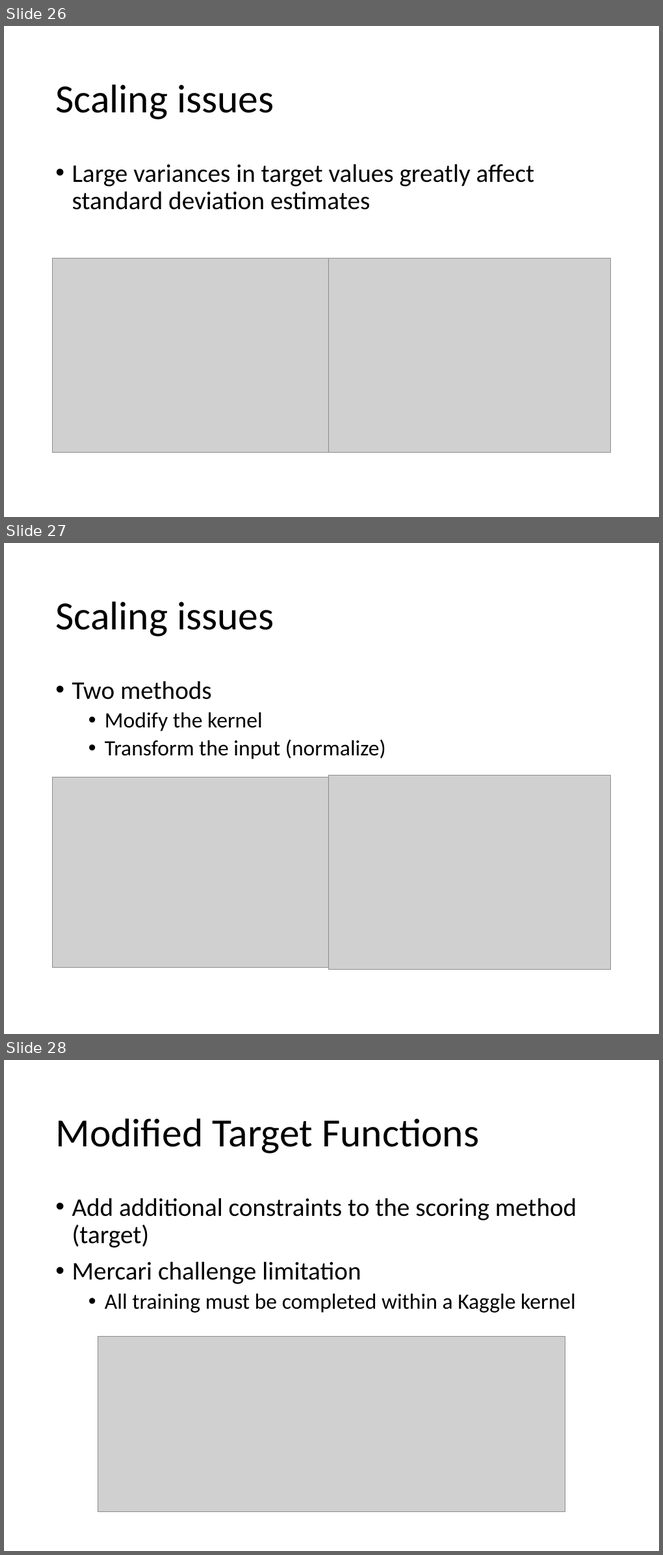
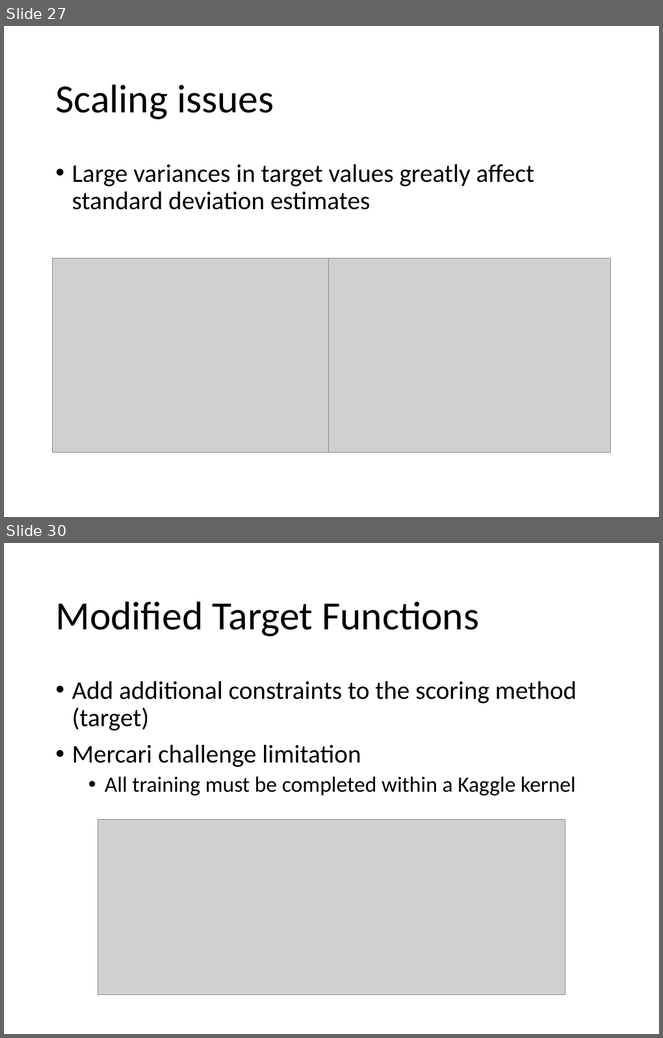
Before and after one commit to jkingphd/practical_bayes_opt, a slide deck: Data_science_nashville_jkk.pptx. Shown one above the other, each under a label of ours: slides 26, 27 and 28 before the commit, slides 27 and 30 after it; the slides between them are not shown. The pictures are 663x1555 and 663x1038 pixels, drawn with LibreOffice and Linux fonts; fonts in the diff are those of the drawing; grey boxes stand for pictures. Boxes give left, top, right and bottom in pixels: in the first picture for what was removed or moved away, otherwise in the second. Text is boxed around its words. In the diff, an @@ line names an element or a change of style, - is before the commit and + after.

Commit message:
Added GP theory and code for scaling to PPT. Small changes to gp_scale notebook.

```diff
--- a/Data_science_nashville_jkk.pptx
+++ b/Data_science_nashville_jkk.pptx
@@ slide 27 removed at [4, 543, 659, 1034], background #FFFFFF @@
@@ title removed at [55, 601, 274, 637] @@
-Scaling issues
@@ text removed at [72, 681, 386, 759] @@
-• Two methods
-  • Modify the kernel
-  • Transform the input (normalize)
@@ picture removed at [329, 776, 610, 969] @@
@@ picture removed at [53, 778, 329, 967] @@
@@ what was slide 26 is now slide 27 @@
@@ what was slide 28 is now slide 30 @@
```
Also in this commit, not shown: 1 slide changed, 3 slides added, 4 other files.
